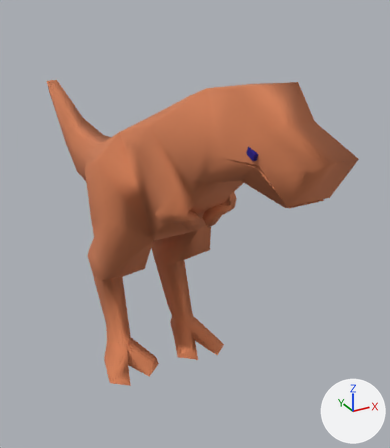
A saved change to the FBX model Assets/Models/B_Dino.FBX.
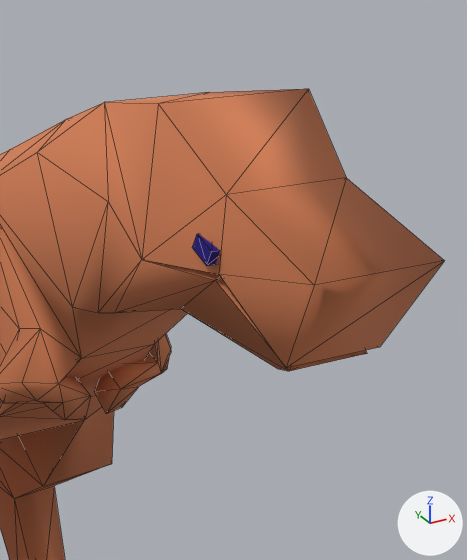
Each version appears first whole from a camera (50 mm lens) standing at (-1.26, -2.81, 2.28) and looking at (0.32, 0.07, 0.84), and next in a close-up on the part from 41% to 95% of the width and 9% to 65% of the height. Every picture has the same lights, and +X, +Y and +Z are marked at lower right. The close-ups show mesh edges as thin lines. Where no turn or scale is listed for an object, it has been applied to the vertices.

Names of what the first close-up shows: 'model'.
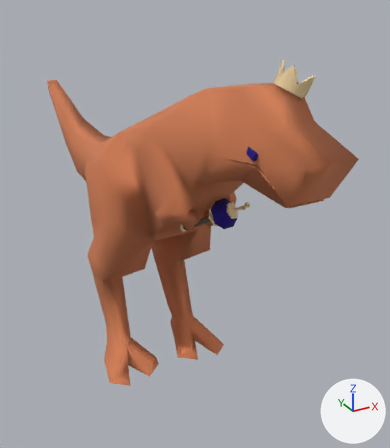
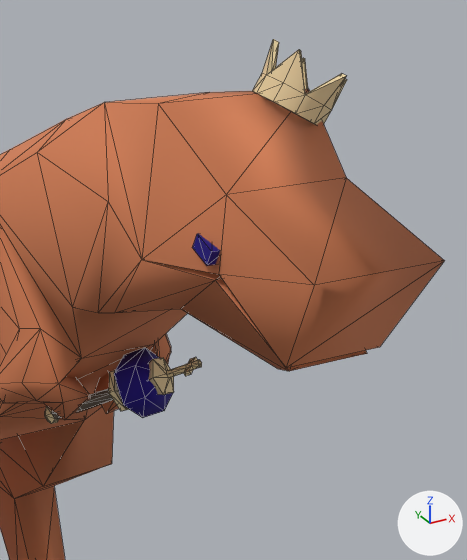
What differs and where, as boxes (x1, y1, x2, y2) in the close-ups (467 x 560 px):
'model', reshaped
    before: (0, 89, 445, 560)
    after: (0, 39, 445, 560)
part 1 of me_mesh, added (brown)
    after: (45, 357, 202, 424)
part 2 of me_mesh, added (beige)
    after: (253, 39, 347, 125)
part 3 of me_mesh, added (blue)
    after: (114, 348, 173, 418)

Diff of the bpy script that builds the scene:
```diff
--- a/Assets/Models/B_Dino.FBX.py
+++ b/Assets/Models/B_Dino.FBX.py
@@ mat_leather @@
+mat_leather = principled_material('Leather')
+mat_leather.base_color = (0.129, 0.102, 0.0784)  # brown #655a4f
+mat_leather.roughness = 0.9
@@ mat_wood @@
+mat_wood = principled_material('Wood')
+mat_wood.base_color = (0.776, 0.62, 0.349)  # beige #e4ce9f
+mat_wood.roughness = 0.9
@@ me_mesh @@
 # used by ob_model
-me_mesh.from_pydata(...)  # 188 vertices, 364 faces; spans x -0.42..0.42, y -1.75..1.86, z -0.84..1.09
+me_mesh.from_pydata(...)  # 348 vertices, 656 faces; spans x -0.42..0.42, y -1.75..1.86, z -0.84..1.17
+# me_mesh part 1: a new loose piece of 86 vertices spanning x -0.11..0.13, y -1.12..-0.8, z 0.28..0.5
+# me_mesh part 2: a new loose piece of 60 vertices spanning x 0.05..0.22, y -1.44..-1.28, z 1.03..1.17, in mat_wood (beige #e4ce9f)
+# me_mesh part 3: a new loose piece of 14 vertices spanning x -0.03..0.11, y -1.08..-0.94, z 0.35..0.5, in mat_shadow (blue #1c0082)
 me_mesh.materials.append(mat_big_dino)
 me_mesh.materials.append(mat_shadow)
+me_mesh.materials.append(mat_wood)  # beige #e4ce9f
+me_mesh.materials.append(mat_leather)  # brown #655a4f
```
